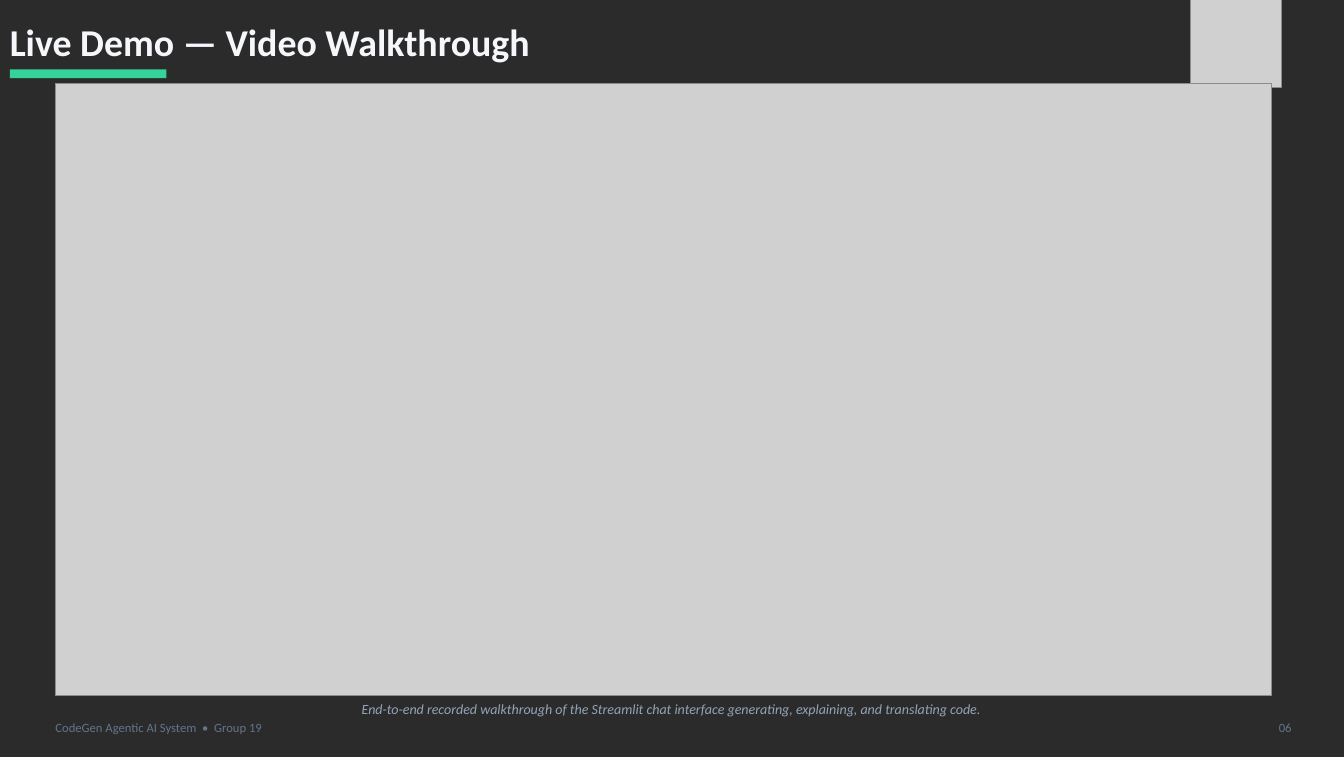
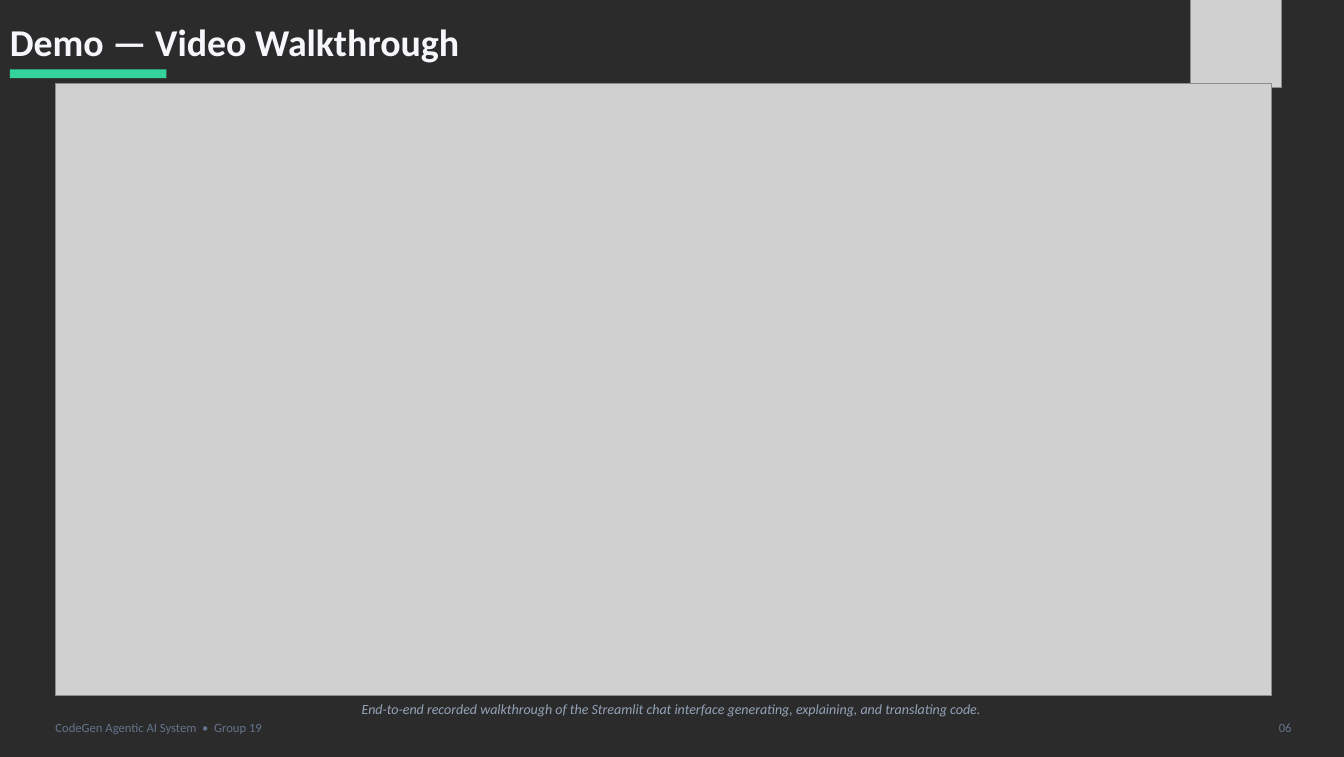
Before and after one commit to nayanjha16/CodeGen-Implementations-May_26, a slide deck: slide 5 of CodeGen-6 PPT final.pptx. Drawn at 1344x757 pixels with LibreOffice and Linux fonts; fonts in the diff are those of the drawing; grey boxes stand for pictures; background and template pictures are left out; a plain dark background stands for a picture behind light text. Boxes give left, top, right and bottom in pixels: in the first picture for what was removed or moved away, otherwise in the second. Text is boxed around its words. In the diff, an @@ line names an element or a change of style, - is before the commit and + after.

```diff
--- a/CodeGen-6 PPT final.pptx
+++ b/CodeGen-6 PPT final.pptx
@@ text at (10,29,459,63): text changed @@
-Live Demo — Video Walkthrough
+Demo — Video Walkthrough
```
Also in this commit, not shown: 5 other slides changed, 1 slide removed.
